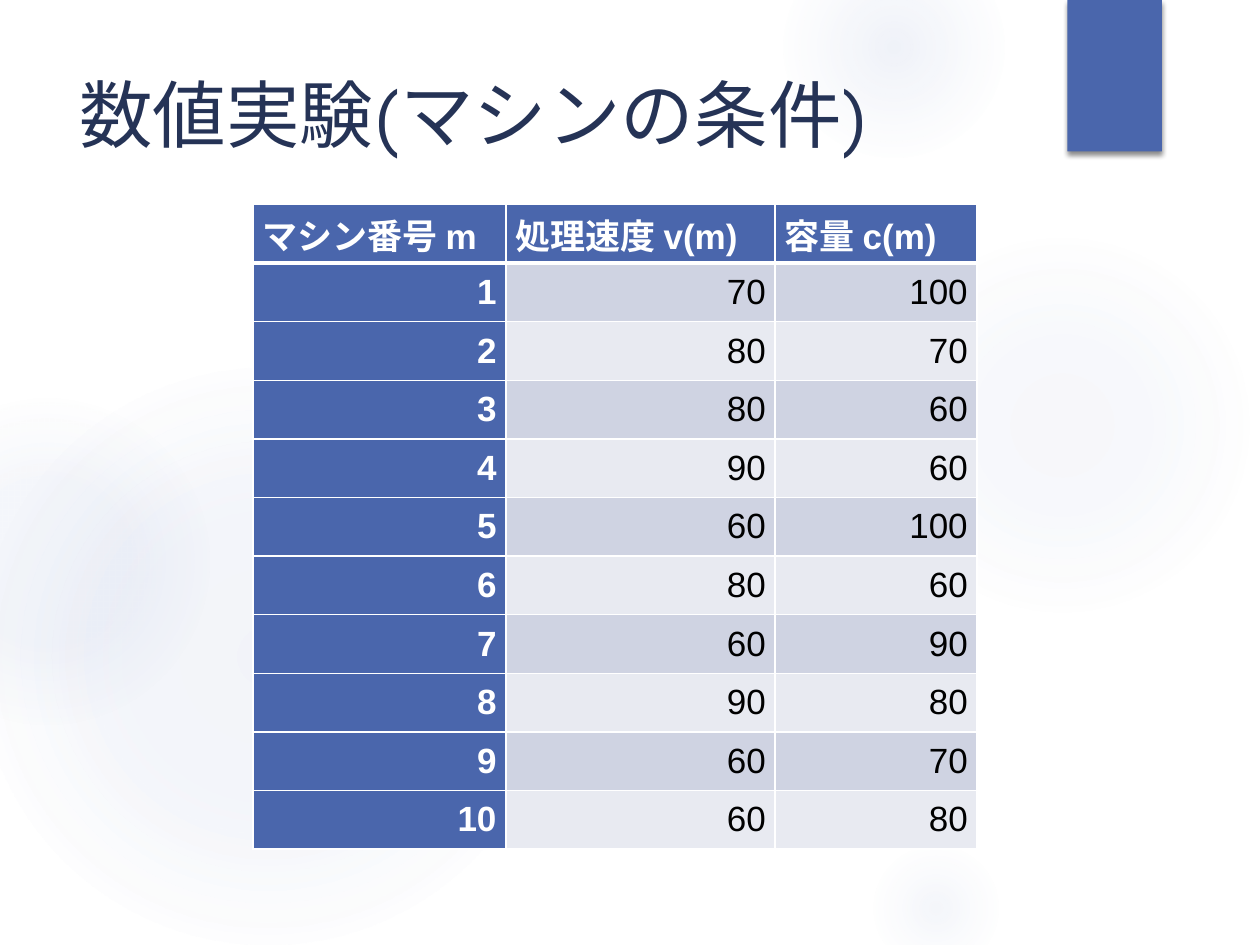
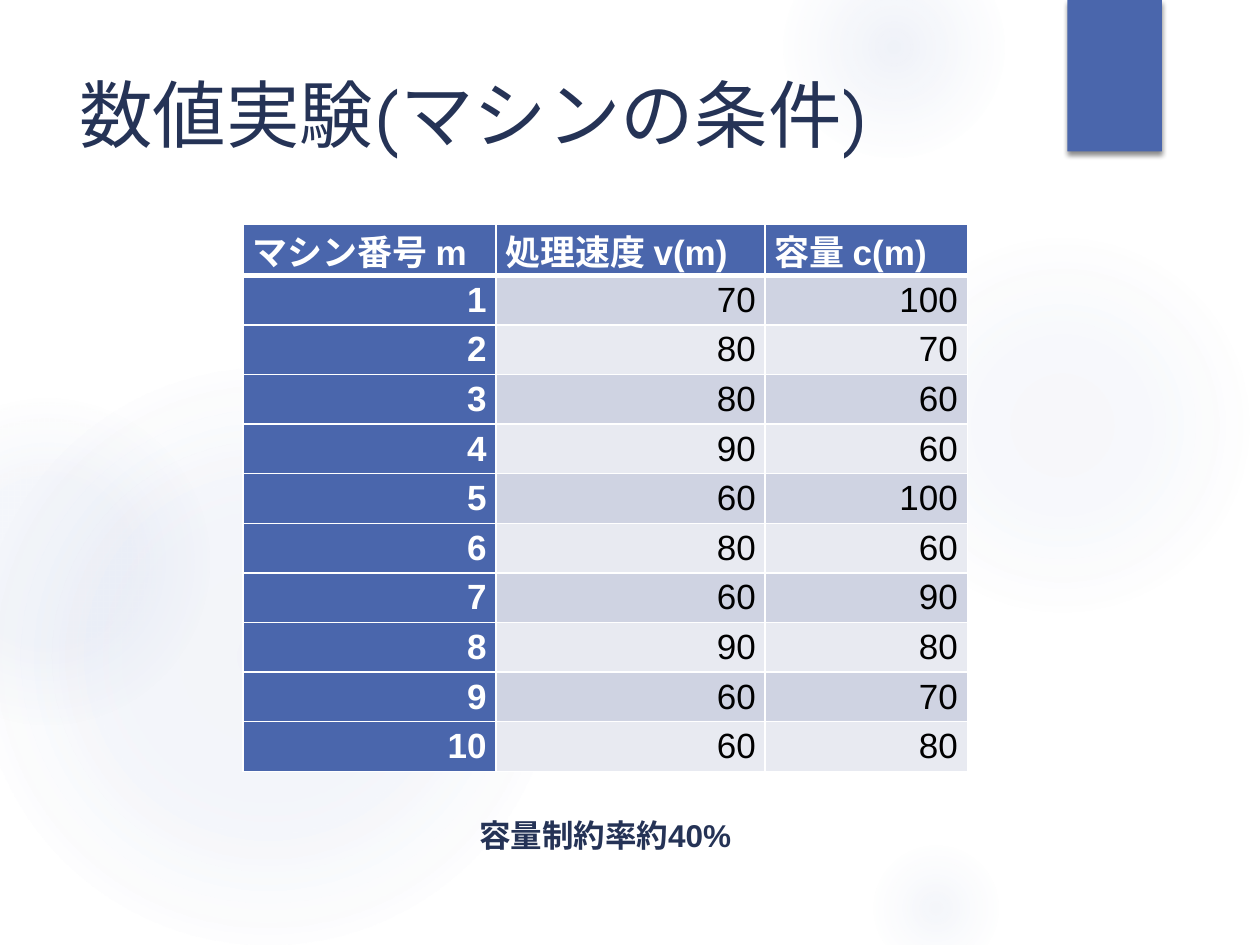
Before and after one commit to Marcy1016/AntColonyOptimization, a slide deck: slide 10 of 実験結果/13H023卒論発表.pptx. Drawn at 1260x945 pixels with LibreOffice and Linux fonts; fonts in the diff are those of the drawing. Boxes give left, top, right and bottom in pixels: in the first picture for what was removed or moved away, otherwise in the second. Text is boxed around its words. In the diff, an @@ line names an element or a change of style, - is before the commit and + after.

```diff
--- a/実験結果/13H023卒論発表.pptx
+++ b/実験結果/13H023卒論発表.pptx
@@ table: place and size @@
-table at box(253, 204, 978, 849)
+table at box(243, 224, 968, 770)
@@ text added at box(479, 820, 731, 850), 18 pt, text #253356, bold @@
+容量制約率約40%
```
Also in this commit, not shown: 9 other slides changed, 1 other file.
